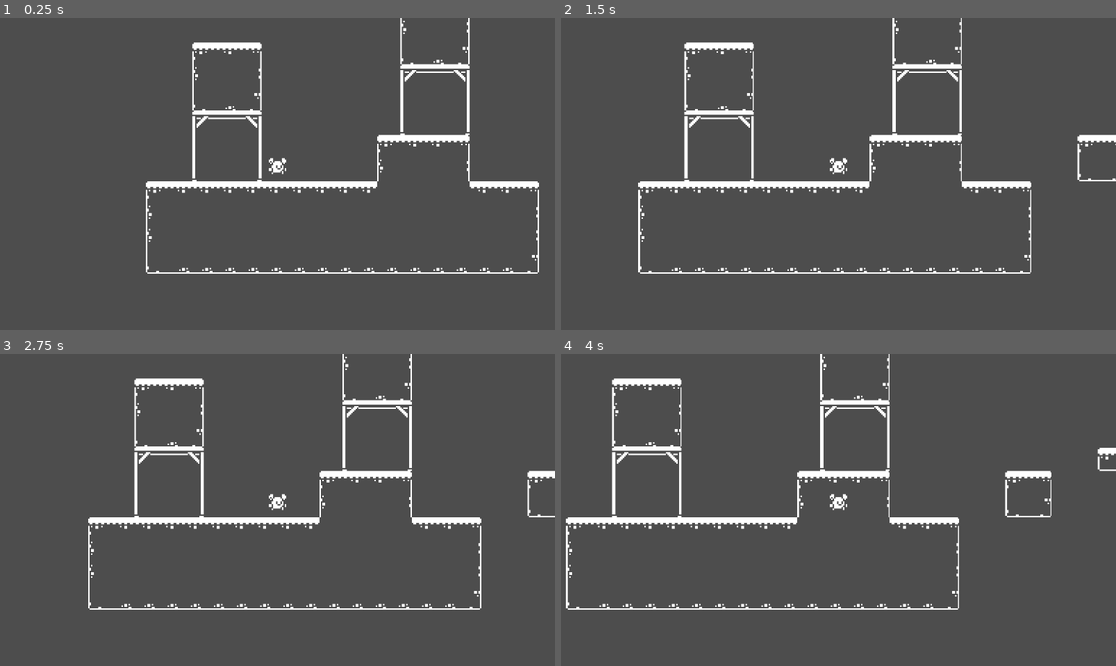
Above: before the commit, frames 1-4 (two rows, left to right).
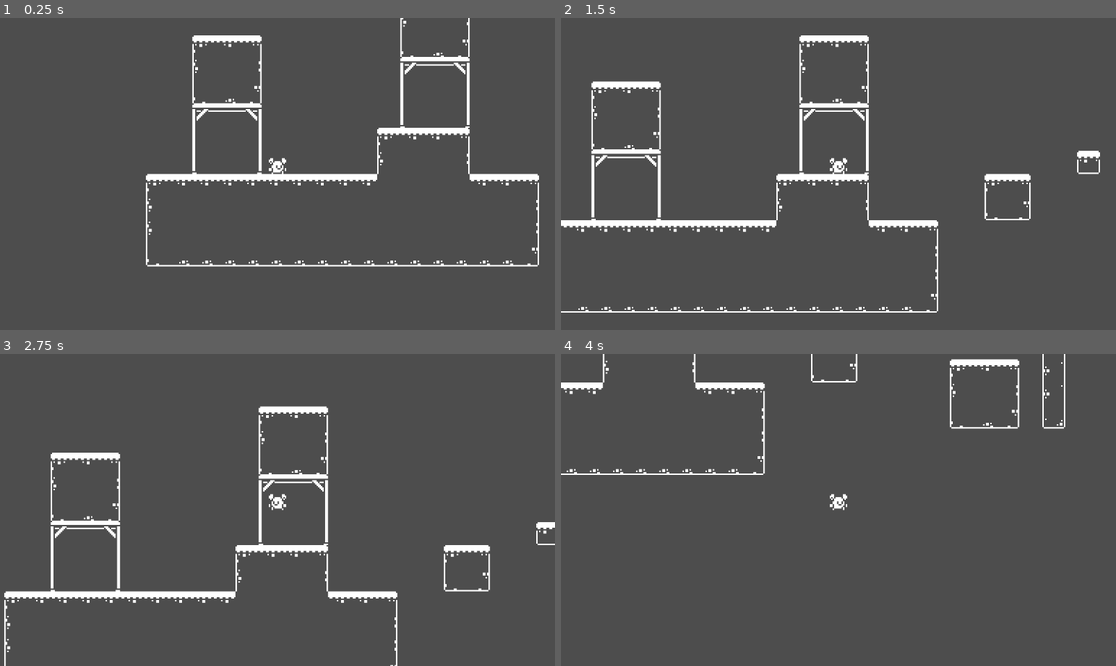
Above: after the commit, the same moments.

Repository: LeyvaGeorge/1-bit
Game: Godot game, scene res://levels/level_1.tscn
Same seed, same stepped clock (60 frames per second), same inputs: the game is played once before the commit and once after it.
Inputs (mouse positions are in pixels of both pictures, inside the frame that each line leads up to):
- Up to frame 1 (0.25 s): no input
- Up to frame 2 (1.5 s): tap Enter at 0.5 s; move the mouse to (960, 158) at 0.52 s; hold D (right) from 0.53 s (still down); click (960, 158) at 0.6 s; tap Space (jump, bound only after the commit) at 0.77, 0.8, 1.07, 1.35 s; move the mouse to (727, 189) at 1.27 s
- Up to frame 3 (2.75 s): tap Space (jump, bound only after the commit) at 1.52, 1.82, 2.3 s; click (166, 525) at 1.55 s; move the mouse to (333, 441) at 2.02 s; release D (right) at 2.03 s; hold A (left) from 2.03 s (still down); click (333, 441) at 2.1 s
- Up to frame 4 (4 s): move the mouse to (810, 572) at 2.77 s; release A (left) at 2.78 s; hold D (right) from 2.78 s (still down); click (810, 572) at 2.85 s; tap Space (jump, bound only after the commit) at 3.02, 3.32, 3.6, 3.77 s; move the mouse to (1005, 556) at 3.52 s

The runs differ from the first frame. In frame 1, 6.1% of the frame differs, in the area x 26-98%, y 0-82%; in frame 2, 9.1%, in the area x 0-100%, y 0-95%; in frame 3, 8.6%; in frame 4, 6.5%.

Commit message:
Finished Part 2

Diff:
--- a/characters/facing.gd
+++ b/characters/facing.gd
@@ -1,4 +1,18 @@
 class_name Facing
 extends Node2D
 
-@export var character: PlatformerCharacter2D
+@export var character: PlatformerCharacter2D:
+	set(value):
+		if is_instance_valid(character):
+			character.direction_chaged.disconnect(_on_direction_changed)
+
+		character = value
+
+		if is_instance_valid(character):
+			character.direction_changed.connect(_on_direction_changed)
+
+func _on_direction_changed(p_direction: Vector2):
+	if p_direction.x == 0:
+		return
+
+	scale.x = abs(scale.x) *  sign(p_direction.x)
--- a/characters/platformer_character_2d.gd
+++ b/characters/platformer_character_2d.gd
@@ -3,4 +3,16 @@
 
 signal direction_changed(direction: Vector2)
 
-var direction : Vector2
+#changes the player's facing when a change is different
+var direction : Vector2 :
+	set(value):
+		if direction == value:
+			return
+
+		direction = value
+		direction_changed.emit(direction)
+
+func _apply_gravity(delta):
+	var gravity = get_gravity()
+	velocity.x += gravity.x * delta
+	velocity.y += gravity.y * delta
--- a/characters/player/player.gd
+++ b/characters/player/player.gd
@@ -2,9 +2,8 @@
 extends PlatformerCharacter2D
 
 ## Player's movement speed
-@export_range(0,100,1,"or_greater") var move_speed : float = 50.0
-## Player's input button action
-@export var actions : Player_Input_Actions
+@export_range(0,150,5,"or_greater") var move_speed : float = 120.0
+@export_range(0,400,5,"or_greater") var jump_force : float = 350.0
 
 # Called when the node enters the scene tree for the first time.
 func _ready() -> void:
@@ -12,9 +11,22 @@
 
 
 # Called every frame. 'delta' is the elapsed time since the previous frame.
-func _physics_process(_delta: float) -> void:
-	direction = Input.get_vector(actions.left, actions.right, actions.up, actions.down)
-
+func _physics_process(delta: float) -> void:
 	velocity.x = move_speed * direction.x
+	_apply_gravity(delta)
 
 	move_and_slide()
+
+## Makes the character jump if possible
+##
+##Return true if jump is  successful or false if failed
+func try_jump()->bool:
+	if is_on_floor():
+		_jump()
+		return true
+	return false
+
+
+## Execute a ground jump
+func _jump():
+	velocity.y -= jump_force
--- a/characters/player/player.tscn
+++ b/characters/player/player.tscn
@@ -1,9 +1,10 @@
-[gd_scene load_steps=6 format=3 uid="uid://cq5cj3ooa4mkl"]
+[gd_scene load_steps=7 format=3 uid="uid://cq5cj3ooa4mkl"]
 
 [ext_resource type="Script" path="res://characters/player/player.gd" id="1_33iie"]
 [ext_resource type="SpriteFrames" uid="uid://cnkakjdfofco7" path="res://characters/player/player_sprite_frames.tres" id="1_hb71x"]
 [ext_resource type="Resource" uid="uid://1fc05pqibmeo" path="res://characters/player/player_input_action.tres" id="2_3vc43"]
 [ext_resource type="Script" path="res://characters/facing.gd" id="3_x5ljq"]
+[ext_resource type="Script" path="res://characters/player/player_input.gd" id="4_qxftb"]
 
 [sub_resource type="CapsuleShape2D" id="CapsuleShape2D_tetx3"]
 radius = 4.0
@@ -11,7 +12,6 @@
 
 [node name="Player" type="CharacterBody2D"]
 script = ExtResource("1_33iie")
-actions = ExtResource("2_3vc43")
 
 [node name="CollisionShape2D" type="CollisionShape2D" parent="."]
 position = Vector2(0, -5)
@@ -25,3 +25,8 @@
 position = Vector2(0, -8)
 sprite_frames = ExtResource("1_hb71x")
 animation = &"run"
+
+[node name="PlayerInput" type="Node" parent="." node_paths=PackedStringArray("player")]
+script = ExtResource("4_qxftb")
+player = NodePath("..")
+actions = ExtResource("2_3vc43")
--- /dev/null
+++ b/characters/player/player_input.gd
@@ -0,0 +1,15 @@
+class_name PlayerInput
+extends Node
+
+@export var player : Player
+## Player's input button action
+@export var actions : Player_Input_Actions
+
+
+func _process(_delta: float) -> void:
+	player.direction = Input.get_vector(actions.left, actions.right, actions.up, actions.down)
+
+
+func _unhandled_input(event: InputEvent) -> void:
+	if event.is_action_pressed(actions.jump):
+		player.try_jump()
--- a/characters/player/player_input_actions.gd
+++ b/characters/player/player_input_actions.gd
@@ -6,5 +6,5 @@
 @export var right: 	StringName = "right"
 @export var up: 	StringName = "up"
 @export var down: 	StringName = "down"
-#@export var jump: StringName = "jump"
-#@export var shoot: StringName = "shoot"
+@export var jump: 	StringName = "jump"
+@export var shoot: 	StringName = "shoot"
--- a/levels/kenny_tile_set.tres
+++ b/levels/kenny_tile_set.tres
@@ -24,7 +24,6 @@
 17:0/0 = 0
 18:0/0 = 0
 19:0/0 = 0
-20:0/0 = 0
 0:1/0 = 0
 1:1/0 = 0
 2:1/0 = 0
@@ -45,7 +44,6 @@
 17:1/0 = 0
 18:1/0 = 0
 19:1/0 = 0
-20:1/0 = 0
 0:2/0 = 0
 1:2/0 = 0
 2:2/0 = 0
@@ -66,7 +64,6 @@
 17:2/0 = 0
 18:2/0 = 0
 19:2/0 = 0
-20:2/0 = 0
 0:3/0 = 0
 1:3/0 = 0
 2:3/0 = 0
@@ -87,7 +84,6 @@
 17:3/0 = 0
 18:3/0 = 0
 19:3/0 = 0
-20:3/0 = 0
 0:4/0 = 0
 1:4/0 = 0
 2:4/0 = 0
@@ -108,7 +104,6 @@
 17:4/0 = 0
 18:4/0 = 0
 19:4/0 = 0
-20:4/0 = 0
 0:5/0 = 0
 1:5/0 = 0
 2:5/0 = 0
@@ -127,12 +122,14 @@
 15:5/0 = 0
 15:5/0/terrain_set = 0
 15:5/0/terrain = 0
+15:5/0/physics_layer_0/polygon_0/points = PackedVector2Array(-8, -8, 8, -8, 8, 8, -8, 8)
 15:5/0/terrains_peering_bit/right_side = 0
 15:5/0/terrains_peering_bit/bottom_right_corner = 0
 15:5/0/terrains_peering_bit/bottom_side = 0
 16:5/0 = 0
 16:5/0/terrain_set = 0
 16:5/0/terrain = 0
+16:5/0/physics_layer_0/polygon_0/points = PackedVector2Array(-8, -8, 8, -8, 8, 8, -8, 8)
 16:5/0/terrains_peering_bit/right_side = 0
 16:5/0/terrains_peering_bit/bottom_right_corner = 0
 16:5/0/terrains_peering_bit/bottom_side = 0
@@ -141,15 +138,16 @@
 17:5/0 = 0
 17:5/0/terrain_set = 0
 17:5/0/terrain = 0
+17:5/0/physics_layer_0/polygon_0/points = PackedVector2Array(-8, -8, 8, -8, 8, 8, -8, 8)
 17:5/0/terrains_peering_bit/bottom_side = 0
 17:5/0/terrains_peering_bit/bottom_left_corner = 0
 17:5/0/terrains_peering_bit/left_side = 0
 18:5/0 = 0
 18:5/0/terrain_set = 0
 18:5/0/terrain = 0
+18:5/0/physics_layer_0/polygon_0/points = PackedVector2Array(-8, -8, 8, -8, 8, 8, -8, 8)
 18:5/0/terrains_peering_bit/bottom_side = 0
 19:5/0 = 0
-20:5/0 = 0
 0:6/0 = 0
 1:6/0 = 0
 2:6/0 = 0
@@ -166,6 +164,7 @@
 15:6/0 = 0
 15:6/0/terrain_set = 0
 15:6/0/terrain = 0
+15:6/0/physics_layer_0/polygon_0/points = PackedVector2Array(-8, -8, 8, -8, 8, 8, -8, 8)
 15:6/0/terrains_peering_bit/right_side = 0
 15:6/0/terrains_peering_bit/bottom_right_corner = 0
 15:6/0/terrains_peering_bit/bottom_side = 0
@@ -174,6 +173,7 @@
 16:6/0 = 0
 16:6/0/terrain_set = 0
 16:6/0/terrain = 0
+16:6/0/physics_layer_0/polygon_0/points = PackedVector2Array(-8, -8, 8, -8, 8, 8, -8, 8)
 16:6/0/terrains_peering_bit/right_side = 0
 16:6/0/terrains_peering_bit/bottom_right_corner = 0
 16:6/0/terrains_peering_bit/bottom_side = 0
@@ -185,10 +185,10 @@
 18:6/0 = 0
 18:6/0/terrain_set = 0
 18:6/0/terrain = 0
+18:6/0/physics_layer_0/polygon_0/points = PackedVector2Array(-8, -8, 8, -8, 8, 8, -8, 8)
 18:6/0/terrains_peering_bit/bottom_side = 0
 18:6/0/terrains_peering_bit/top_side = 0
 19:6/0 = 0
-20:6/0 = 0
 0:7/0 = 0
 1:7/0 = 0
 2:7/0 = 0
@@ -205,18 +205,22 @@
 15:7/0 = 0
 15:7/0/terrain_set = 0
 15:7/0/terrain = 0
+15:7/0/physics_layer_0/polygon_0/points = PackedVector2Array(-8, -8, 8, -8, 8, 8, -8, 8)
 15:7/0/terrains_peering_bit/right_side = 0
 15:7/0/terrains_peering_bit/top_side = 0
 15:7/0/terrains_peering_bit/top_right_corner = 0
 18:7/0 = 0
 18:7/0/terrain_set = 0
 18:7/0/terrain = 0
+18:7/0/physics_layer_0/polygon_0/points = PackedVector2Array(-8, -8, 8, -8, 8, 8, -8, 8)
 18:7/0/terrains_peering_bit/top_side = 0
 19:7/0 = 0
-20:7/0 = 0
 0:8/0 = 0
+0:8/0/physics_layer_0/polygon_0/points = PackedVector2Array(-8, -8, 8, -8, 8, -1.875, -8, -1.875)
 1:8/0 = 0
+1:8/0/physics_layer_0/polygon_0/points = PackedVector2Array(-8, -8, 8, -8, 8, -1.875, -8, -1.875)
 2:8/0 = 0
+2:8/0/physics_layer_0/polygon_0/points = PackedVector2Array(-8, -8, 8, -8, 8, -1.875, -8, -1.875)
 3:8/0 = 0
 4:8/0 = 0
 5:8/0 = 0
@@ -232,21 +236,24 @@
 15:8/0 = 0
 15:8/0/terrain_set = 0
 15:8/0/terrain = 0
+15:8/0/physics_layer_0/polygon_0/points = PackedVector2Array(-8, -8, 8, -8, 8, 8, -8, 8)
 15:8/0/terrains_peering_bit/right_side = 0
 16:8/0 = 0
 16:8/0/terrain_set = 0
 16:8/0/terrain = 0
+16:8/0/physics_layer_0/polygon_0/points = PackedVector2Array(-8, -8, 8, -8, 8, 8, -8, 8)
 16:8/0/terrains_peering_bit/right_side = 0
 16:8/0/terrains_peering_bit/left_side = 0
 17:8/0 = 0
 17:8/0/terrain_set = 0
 17:8/0/terrain = 0
+17:8/0/physics_layer_0/polygon_0/points = PackedVector2Array(-8, -8, 8, -8, 8, 8, -8, 8)
 17:8/0/terrains_peering_bit/left_side = 0
 18:8/0 = 0
 18:8/0/terrain_set = 0
 18:8/0/terrain = 0
+18:8/0/physics_layer_0/polygon_0/points = PackedVector2Array(-8, -8, 8, -8, 8, 8, -8, 8)
 19:8/0 = 0
-20:8/0 = 0
 0:9/0 = 0
 1:9/0 = 0
 2:9/0 = 0
@@ -267,7 +274,6 @@
 17:9/0 = 0
 18:9/0 = 0
 19:9/0 = 0
-20:9/0 = 0
 0:10/0 = 0
 1:10/0 = 0
 2:10/0 = 0
@@ -288,7 +294,6 @@
 17:10/0 = 0
 18:10/0 = 0
 19:10/0 = 0
-20:10/0 = 0
 0:11/0 = 0
 1:11/0 = 0
 3:11/0 = 0
@@ -308,7 +313,6 @@
 17:11/0 = 0
 18:11/0 = 0
 19:11/0 = 0
-20:11/0 = 0
 0:12/0 = 0
 1:12/0 = 0
 2:12/0 = 0
@@ -329,7 +333,6 @@
 17:12/0 = 0
 18:12/0 = 0
 19:12/0 = 0
-20:12/0 = 0
 0:13/0 = 0
 1:13/0 = 0
 2:13/0 = 0
@@ -350,7 +353,6 @@
 17:13/0 = 0
 18:13/0 = 0
 19:13/0 = 0
-20:13/0 = 0
 0:14/0 = 0
 1:14/0 = 0
 2:14/0 = 0
@@ -371,7 +373,6 @@
 17:14/0 = 0
 18:14/0 = 0
 19:14/0 = 0
-20:14/0 = 0
 0:15/0 = 0
 1:15/0 = 0
 2:15/0 = 0
@@ -392,7 +393,6 @@
 17:15/0 = 0
 18:15/0 = 0
 19:15/0 = 0
-20:15/0 = 0
 0:16/0 = 0
 1:16/0 = 0
 2:16/0 = 0
@@ -413,7 +413,6 @@
 17:16/0 = 0
 18:16/0 = 0
 19:16/0 = 0
-20:16/0 = 0
 0:17/0 = 0
 1:17/0 = 0
 2:17/0 = 0
@@ -434,7 +433,6 @@
 17:17/0 = 0
 18:17/0 = 0
 19:17/0 = 0
-20:17/0 = 0
 0:18/0 = 0
 1:18/0 = 0
 2:18/0 = 0
@@ -455,7 +453,6 @@
 17:18/0 = 0
 18:18/0 = 0
 19:18/0 = 0
-20:18/0 = 0
 0:19/0 = 0
 1:19/0 = 0
 2:19/0 = 0
@@ -475,28 +472,6 @@
 16:19/0 = 0
 17:19/0 = 0
 18:19/0 = 0
-20:19/0 = 0
-0:20/0 = 0
-1:20/0 = 0
-2:20/0 = 0
-3:20/0 = 0
-4:20/0 = 0
-5:20/0 = 0
-6:20/0 = 0
-7:20/0 = 0
-8:20/0 = 0
-9:20/0 = 0
-10:20/0 = 0
-11:20/0 = 0
-12:20/0 = 0
-13:20/0 = 0
-14:20/0 = 0
-15:20/0 = 0
-16:20/0 = 0
-17:20/0 = 0
-18:20/0 = 0
-19:20/0 = 0
-20:20/0 = 0
 12:6/0 = 0
 12:7/0 = 0
 11:7/0 = 0
@@ -504,6 +479,7 @@
 16:7/0 = 0
 16:7/0/terrain_set = 0
 16:7/0/terrain = 0
+16:7/0/physics_layer_0/polygon_0/points = PackedVector2Array(-8, -8, 8, -8, 8, 8, -8, 8)
 16:7/0/terrains_peering_bit/right_side = 0
 16:7/0/terrains_peering_bit/left_side = 0
 16:7/0/terrains_peering_bit/top_left_corner = 0
@@ -512,12 +488,14 @@
 17:7/0 = 0
 17:7/0/terrain_set = 0
 17:7/0/terrain = 0
+17:7/0/physics_layer_0/polygon_0/points = PackedVector2Array(-8, -8, 8, -8, 8, 8, -8, 8)
 17:7/0/terrains_peering_bit/left_side = 0
 17:7/0/terrains_peering_bit/top_left_corner = 0
 17:7/0/terrains_peering_bit/top_side = 0
 17:6/0 = 0
 17:6/0/terrain_set = 0
 17:6/0/terrain = 0
+17:6/0/physics_layer_0/polygon_0/points = PackedVector2Array(-8, -8, 8, -8, 8, 8, -8, 8)
 17:6/0/terrains_peering_bit/bottom_side = 0
 17:6/0/terrains_peering_bit/bottom_left_corner = 0
 17:6/0/terrains_peering_bit/left_side = 0
@@ -526,6 +504,7 @@
 19:19/0 = 0
 
 [resource]
+physics_layer_0/collision_layer = 1
 terrain_set_0/mode = 0
 terrain_set_0/terrain_0/name = "Ground"
 terrain_set_0/terrain_0/color = Color(0.5, 0.34375, 0.25, 1)
--- a/project.godot
+++ b/project.godot
@@ -37,6 +37,20 @@
 "events": [Object(InputEventKey,"resource_local_to_scene":false,"resource_name":"","device":-1,"window_id":0,"alt_press …(192 unchanged characters)…
 ]
 }
+jump={
+"deadzone": 0.5,
+"events": [Object(InputEventKey,"resource_local_to_scene":false,"resource_name":"","device":-1,"window_id":0,"alt_pressed":false,"shift_pressed":false,"ctrl_pressed":false,"meta_pressed":false,"pressed":false,"keycode":0,"physical_keycode":32,"key_label":0,"unicode":32,"location":0,"echo":false,"script":null)
+]
+}
+shoot={
+"deadzone": 0.5,
+"events": [Object(InputEventMouseButton,"resource_local_to_scene":false,"resource_name":"","device":-1,"window_id":0,"alt_pressed":false,"shift_pressed":false,"ctrl_pressed":false,"meta_pressed":false,"button_mask":1,"position":Vector2(108, 13),"global_position":Vector2(117, 59),"factor":1.0,"button_index":1,"canceled":false,"pressed":true,"double_click":false,"script":null)
+]
+}
+
+[layer_names]
+
+2d_physics/layer_1="ground"
 
 [rendering]
 
